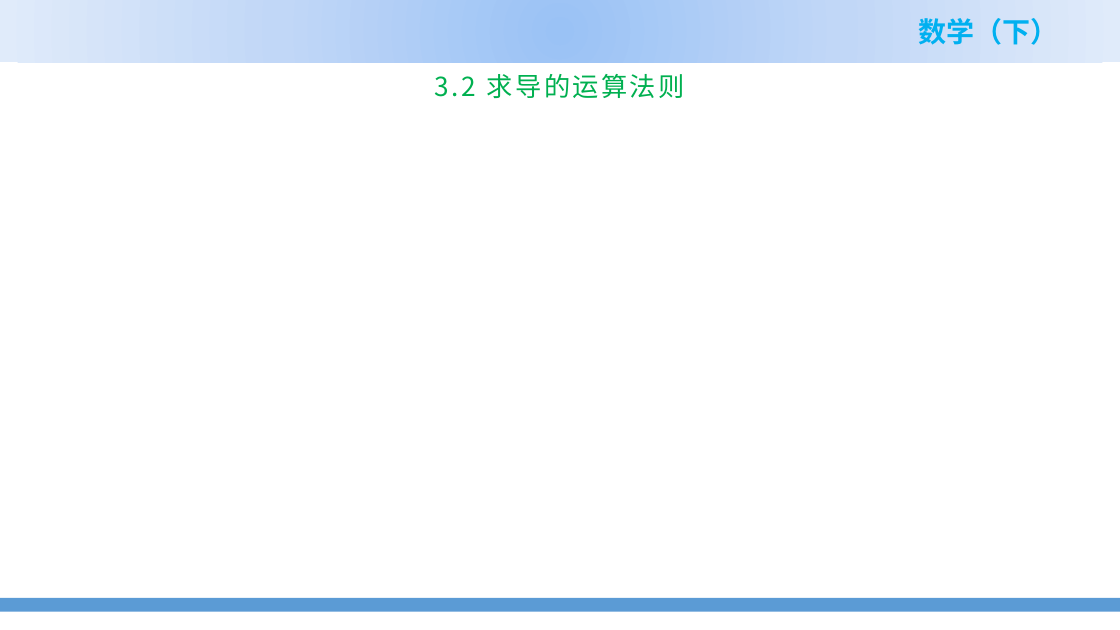
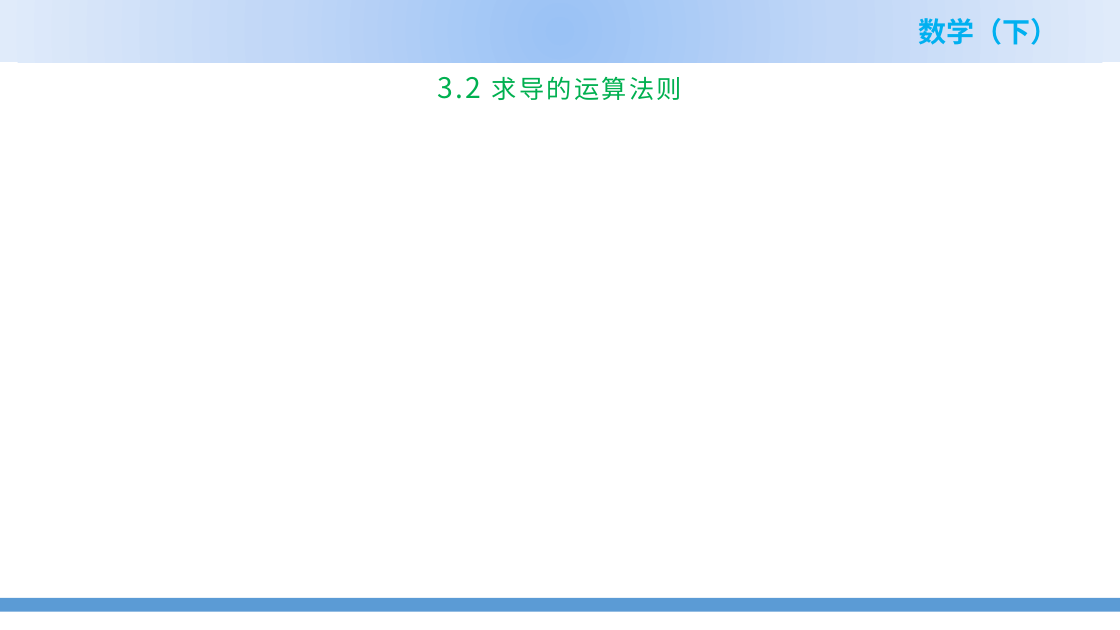
Before and after one commit to zhangshenxing/zhangshenxing.github.io, a slide deck: slide 1 of teaching/2022_spring_Math_II_ppt/3.2 求导的运算法则.pptx. Drawn at 1120x630 pixels with LibreOffice and Linux fonts; fonts in the diff are those of the drawing; grey boxes stand for pictures; background and template pictures are left out. Boxes give left, top, right and bottom in pixels: in the first picture for what was removed or moved away, otherwise in the second. Text is boxed around its words. In the diff, an @@ line names an element or a change of style, - is before the commit and + after.

```diff
--- a/teaching/2022_spring_Math_II_ppt/3.2 求导的运算法则.pptx
+++ b/teaching/2022_spring_Math_II_ppt/3.2 求导的运算法则.pptx
@@ title "3.2 求导的运算法则" at bbox=[438, 76, 682, 100]: size 22.5 to 24.3 pt in "3.2"; size 22.5 to 21.6 pt in "求导的运算法则" @@
```
Also in this commit, not shown: 5 slides added, 2 other files.
